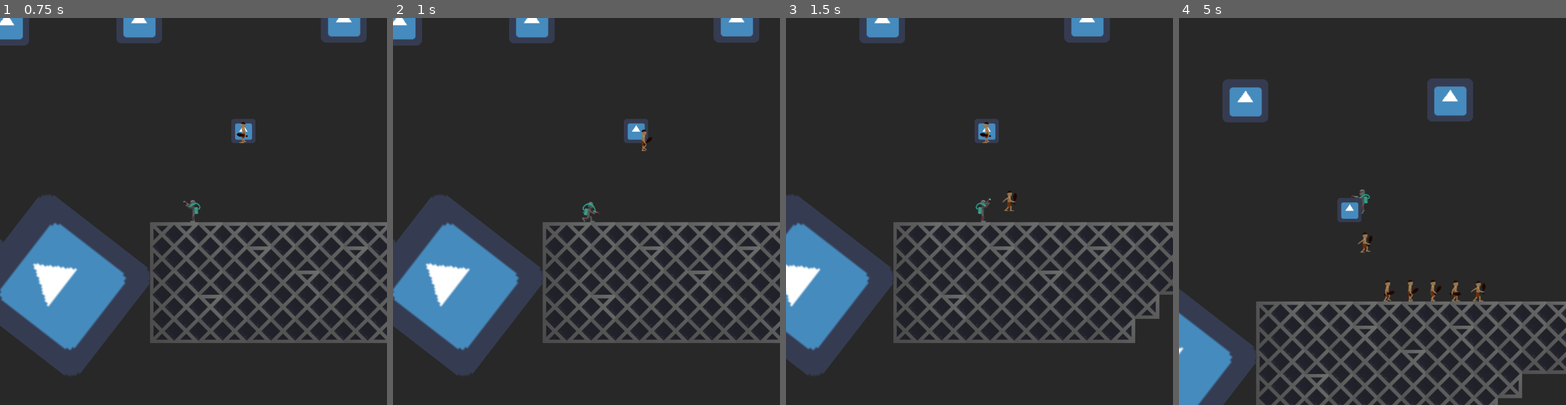
Above: before the commit, frames 1-4 (left to right).
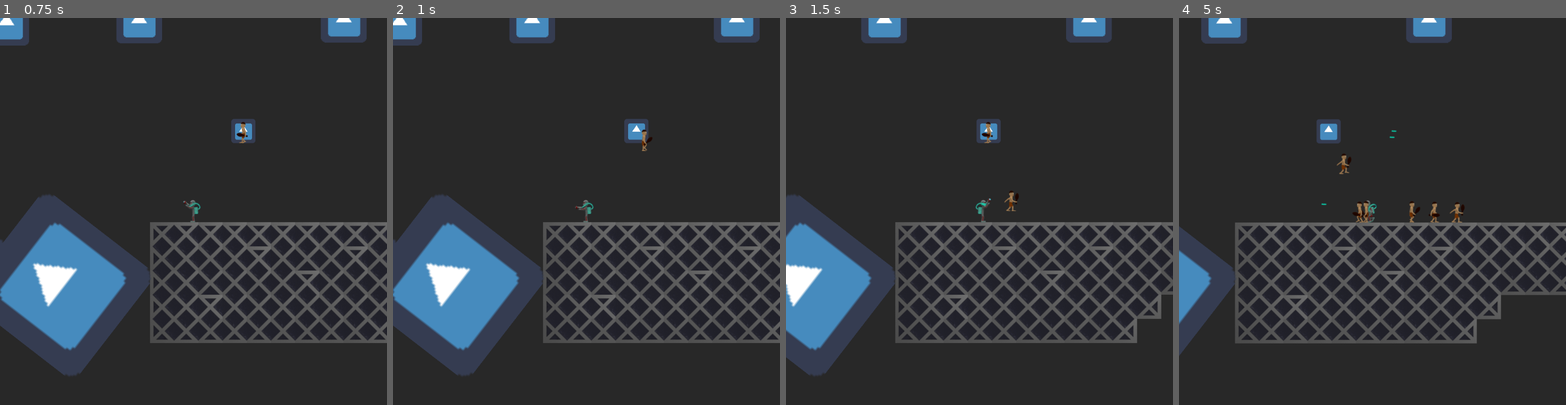
Above: after the commit, the same moments.

Repository: LinuxKid21/CaveManJam
Game: Godot game, scene res://scene.tscn
Two runs of this game, one before a commit and one after it. Both use one fixed random seed, a clock stepped at 60 frames per second and the inputs below. The engine's default icon, where the game draws it, is replaced by a stand-in: a white triangle on a blue panel in a dark square.
Inputs:
- Up to frame 1 (0.75 s): tap Enter (player_fire) at 0.5 s; hold D (player_move_right) from 0.53 s (still down); hold Enter (player_fire) from 0.53 s (still down)
- Up to frame 2 (1 s): keep holding D (player_move_right); keep holding Enter (player_fire); tap Space (player_jump) at 0.77 s
- Up to frame 3 (1.5 s): keep holding D (player_move_right); release Enter (player_fire) at 1.28 s; tap Enter (player_fire) at 1.35 s
- Up to frame 4 (5 s): tap Space (player_jump) at 1.52, 3.02, 3.77, 4.52 s; release D (player_move_right) at 2.03 s; hold A (player_move_left) 2.03-2.78 s; hold Enter (player_fire) 2.03-2.78 s; hold D (player_move_right) 2.78-4.28 s; tap Enter (player_fire) at 2.85, 4.35 s; hold Enter (player_fire) 3.53-4.28 s; hold A (player_move_left) from 4.28 s (still down)

Frame 1 is identical in both runs. In frame 2, 0.3% of the frame differs, in the area x 0-99%, y 0-92%; in frame 3, 6.9%; in frame 4, 28%, in the area x 0-100%, y 0-100%.
Error after the commit: Parse Error: Can't preload resource at path: res://Characters/Player.gd (res://Characters/PlayerBullet.gd:3)

Commit message:
Fixed player sometimes taking their own bullet

Diff:
--- a/Characters/PlayerBullet.gd
+++ b/Characters/PlayerBullet.gd
@@ -1,5 +1,6 @@
 extends Area2D
 const CaveMan = preload("res://Characters/CaveMan.gd")
+const Player = preload("res://Characters/Player.gd")
 
 export var speed = 500
 
@@ -12,12 +13,14 @@
 func _process(delta):
 	position.x += delta * speed
 	var overlapping = get_overlapping_bodies()
+	var hit_non_player = false
 	for body in overlapping:
 		if(body is CaveMan):
 			body.damage(1)
-			break
+		if(not body is Player):
+			hit_non_player = true
 
 	time += delta
 
-	if(overlapping.size() > 0 or time > 10):
+	if(hit_non_player or time > 10):
 		queue_free()
